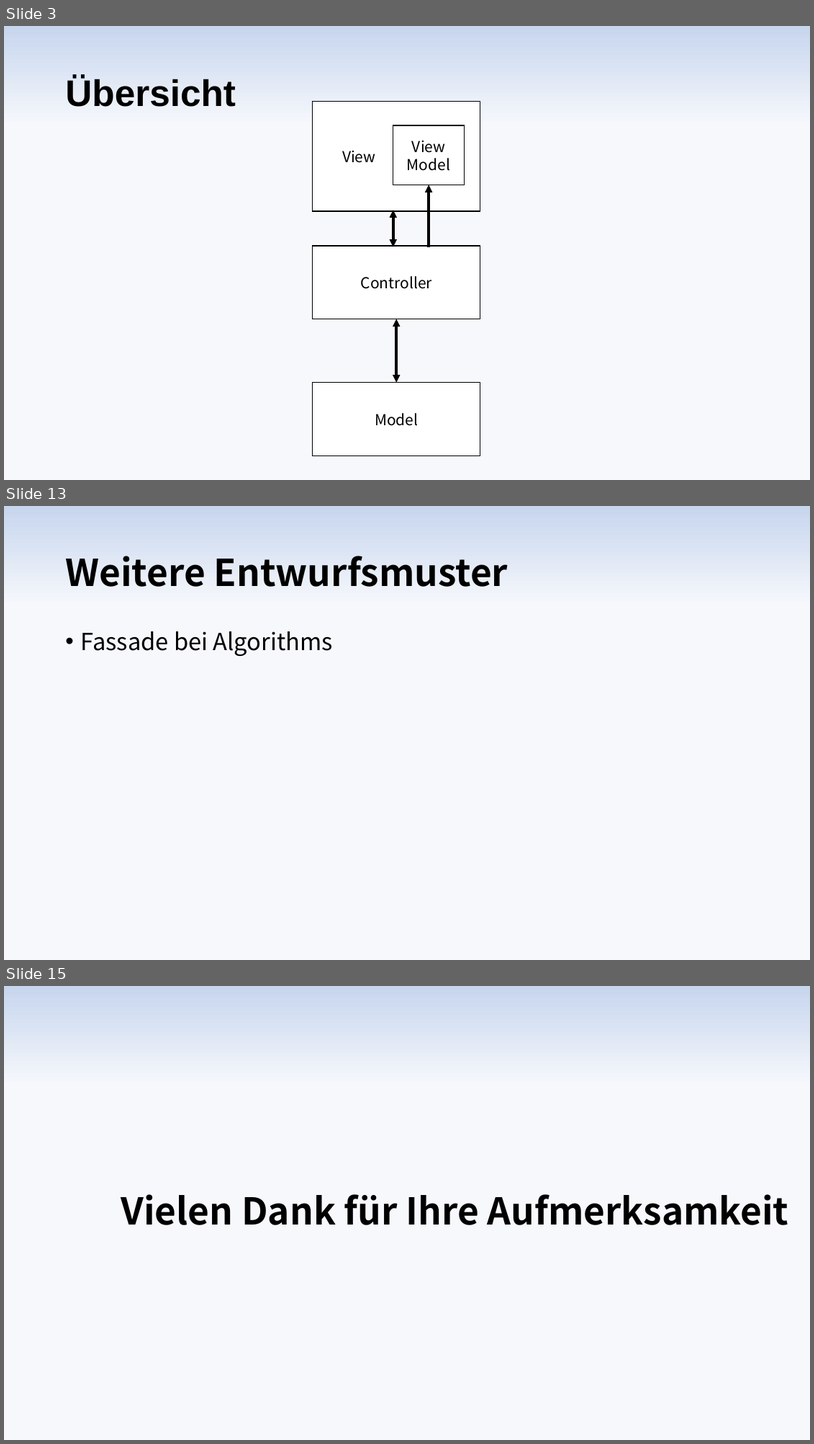
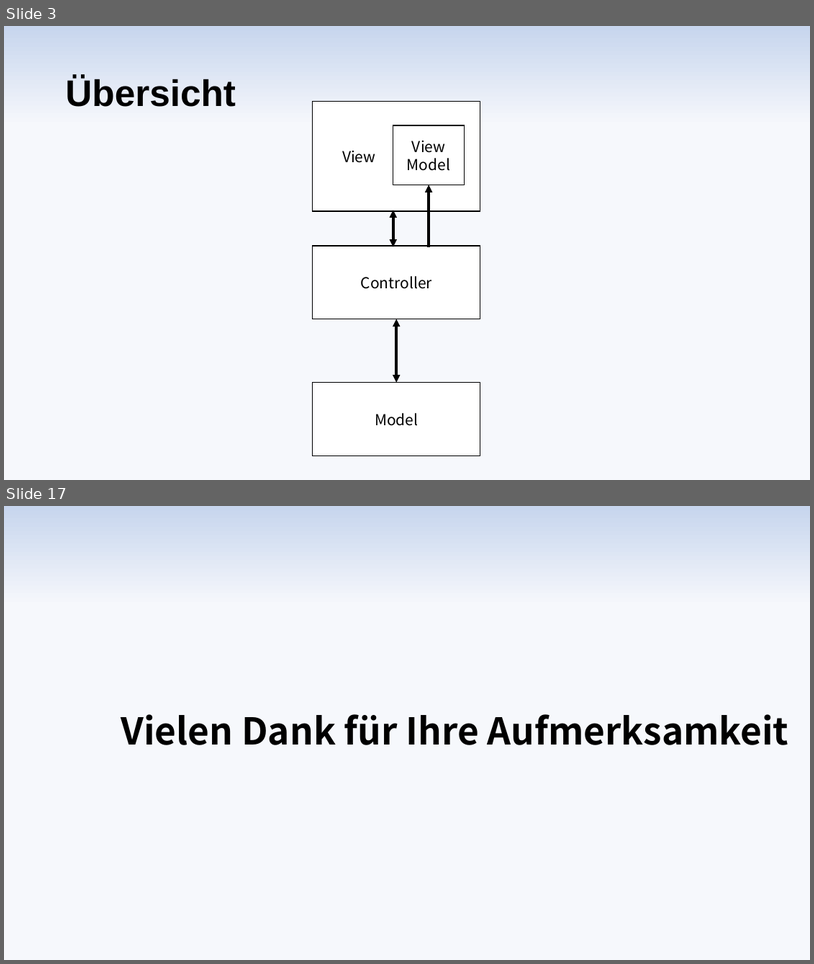
Before and after one commit to max-97/pse, a slide deck: Entwurf/Diagramme/Präsentation/Entwurfspraesentation.pptx. Shown one above the other, each under a label of ours: slides 3, 13 and 15 before the commit, slides 3 and 17 after it; the slides between them are not shown. The pictures are 814x1444 and 814x964 pixels, drawn with LibreOffice and Linux fonts; fonts in the diff are those of the drawing. Boxes give left, top, right and bottom in pixels: in the first picture for what was removed or moved away, otherwise in the second. Text is boxed around its words. In the diff, an @@ line names an element or a change of style, - is before the commit and + after.

```diff
--- a/Entwurf/Diagramme/Präsentation/Entwurfspraesentation.pptx
+++ b/Entwurf/Diagramme/Präsentation/Entwurfspraesentation.pptx
@@ slide 13 removed at (4, 506, 810, 960), background gradient #F6F8FC to #ABC0E4 to #C7D5ED @@
@@ title removed at (65, 556, 509, 587) @@
-Weitere Entwurfsmuster
@@ text removed at (80, 631, 333, 656) @@
-• Fassade bei Algorithms
@@ what was slide 15 is now slide 17 @@
```
Also in this commit, not shown: 8 slides changed, 5 slides added, 2 other slides removed, 6 other files.
